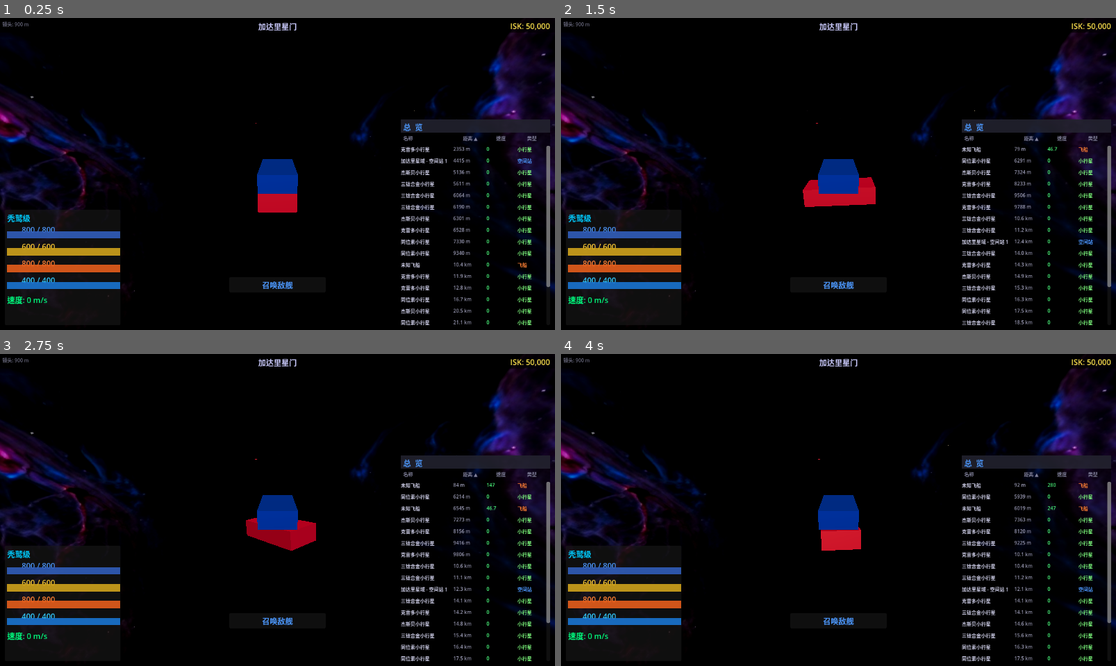
Above: before the commit, frames 1-4 (two rows, left to right).
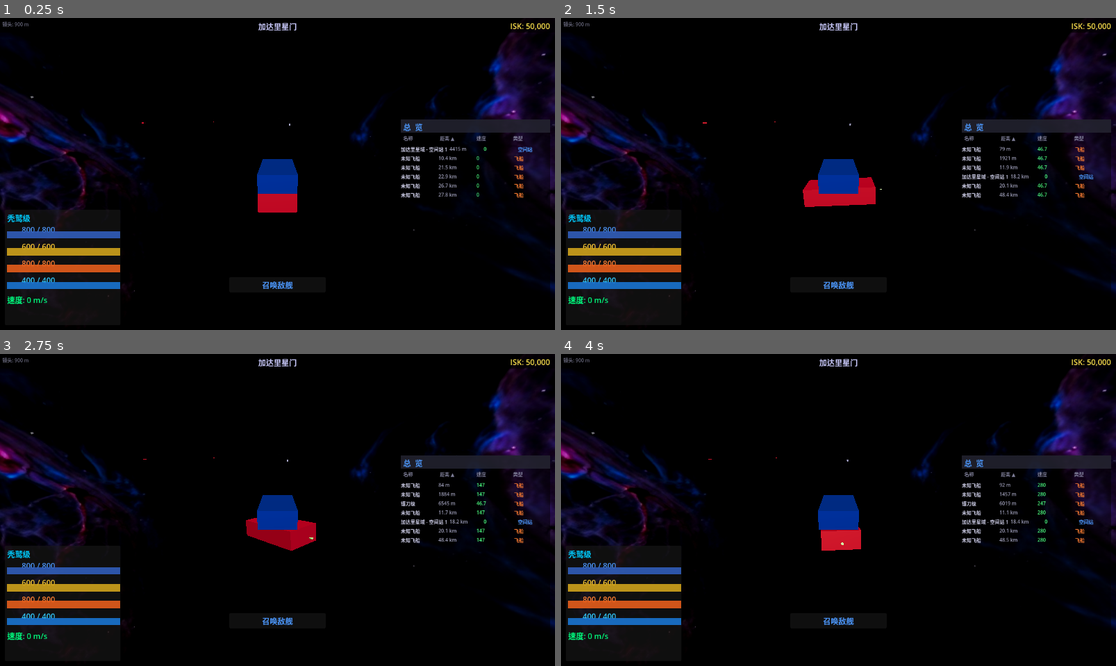
Above: after the commit, the same moments.

Repository: ZhanXuzhao/space-war
Game: Godot game, scene res://main.tscn
Two runs of this game, one before a commit and one after it. Both use one fixed random seed, a clock stepped at 60 frames per second and the inputs below. The engine's default icon, where the game draws it, is replaced by a stand-in: a white triangle on a blue panel in a dark square.
Inputs (mouse positions are in pixels of both pictures, inside the frame that each line leads up to):
- Up to frame 1 (0.25 s): no input
- Up to frame 2 (1.5 s): click "召唤敌舰" at 0.5 s; click "召唤敌舰" at 1.25 s
- Up to frame 3 (2.75 s): click "召唤敌舰" at 2 s
- Up to frame 4 (4 s): tap Enter at 2.75 s; move the mouse to (960, 494) at 2.77 s; tap H at 2.85 s; click (960, 494) at 2.92 s; tap Space at 3.5 s; drag from (727, 525) to (810, 572) at 3.52 s

The runs differ from the first frame. In frame 1, 2.9% of the frame differs, in the area x 25-100%, y 29-99%; in frame 2, 3.0%; in frame 3, 3.0%; in frame 4, 3.0%, in the area x 26-100%, y 29-99%.

Commit message:
总览支持拖拽

Diff:
--- a/scenes/player/PlayerShip.tscn
+++ b/scenes/player/PlayerShip.tscn
@@ -1,62 +1,60 @@
-[gd_scene format=3]
+[gd_scene format=3 uid="uid://85qlxbl8ts4m"]
 
-[ext_resource type="Script" path="res://scripts/ships/PlayerShip.gd" id="1"]
-[ext_resource type="Script" path="res://scripts/ui/InteractionController.gd" id="3"]
-[ext_resource type="Script" path="res://scripts/modules/ModuleManager.gd" id="4"]
+[ext_resource type="Script" uid="uid://bid5f54syddgu" path="res://scripts/ships/PlayerShip.gd" id="1"]
+[ext_resource type="Script" uid="uid://ssrd4p0dehxx" path="res://scripts/ui/InteractionController.gd" id="3"]
+[ext_resource type="Script" uid="uid://c87pfak81fkb2" path="res://scripts/modules/ModuleManager.gd" id="4"]
+
+[sub_resource type="BoxShape3D" id="shape"]
+size = Vector3(150, 75, 300)
 
 [sub_resource type="StandardMaterial3D" id="mat"]
 albedo_color = Color(0.2, 0.4, 0.8, 1)
 metallic = 0.8
 roughness = 0.3
 
+[sub_resource type="BoxMesh" id="mesh"]
+material = SubResource("mat")
+size = Vector3(150, 75, 300)
+
 [sub_resource type="StandardMaterial3D" id="glow_mat"]
-albedo_color = Color(0.3, 0.6, 1.0, 1)
+albedo_color = Color(0.3, 0.6, 1, 1)
 emission_enabled = true
-emission = Color(0.3, 0.6, 1.0, 1)
+emission = Color(0.3, 0.6, 1, 1)
 emission_energy_multiplier = 2.0
 
-[sub_resource type="BoxShape3D" id="shape"]
-size = Vector3(150, 75, 300)
+[sub_resource type="BoxMesh" id="glow_mesh"]
+material = SubResource("glow_mat")
+size = Vector3(37, 9, 37)
 
-[sub_resource type="BoxMesh" id="mesh"]
-size = Vector3(150, 75, 300)
-material = SubResource("mat")
-
-[sub_resource type="BoxMesh" id="glow_mesh"]
-size = Vector3(37, 9, 37)
-material = SubResource("glow_mat")
-
-[node name="PlayerShip" type="CharacterBody3D"]
-groups = ["player_ship"]
+[node name="PlayerShip" type="CharacterBody3D" unique_id=1242969811]
 collision_layer = 2
 collision_mask = 3
 script = ExtResource("1")
 
-[node name="CollisionShape3D" type="CollisionShape3D" parent="."]
+[node name="CollisionShape3D" type="CollisionShape3D" parent="." unique_id=1135709662]
 shape = SubResource("shape")
 
-[node name="MeshInstance3D" type="MeshInstance3D" parent="."]
+[node name="MeshInstance3D" type="MeshInstance3D" parent="." unique_id=270706523]
 mesh = SubResource("mesh")
 
-[node name="EngineGlow" type="MeshInstance3D" parent="."]
+[node name="EngineGlow" type="MeshInstance3D" parent="." unique_id=723524276]
 transform = Transform3D(1, 0, 0, 0, 1, 0, 0, 0, 1, 0, 0, 8)
 mesh = SubResource("glow_mesh")
 
-[node name="OmniLight3D" type="OmniLight3D" parent="."]
+[node name="OmniLight3D" type="OmniLight3D" parent="." unique_id=2028687097]
 transform = Transform3D(1, 0, 0, 0, 1, 0, 0, 0, 1, 0, 5, 0)
+light_color = Color(0.8, 0.9, 1, 1)
+light_energy = 1.5
 omni_range = 50.0
-light_color = Color(0.8, 0.9, 1.0, 1)
-light_energy = 1.5
-shadow_enabled = false
 
-[node name="Camera3D" type="Camera3D" parent="."]
+[node name="Camera3D" type="Camera3D" parent="." unique_id=2071716169]
 transform = Transform3D(1, 0, 0, 0, 0.949, -0.316, 0, 0.316, 0.949, 0, 10, 30)
 current = true
 near = 0.5
 far = 100000.0
 
-[node name="InteractionController" type="Node" parent="."]
+[node name="InteractionController" type="Node" parent="." unique_id=1363001762]
 script = ExtResource("3")
 
-[node name="ModuleManager" type="Node" parent="."]
+[node name="ModuleManager" type="Node" parent="." unique_id=273052667]
 script = ExtResource("4")
--- a/scenes/ui/HUD.tscn
+++ b/scenes/ui/HUD.tscn
@@ -307,58 +307,94 @@
 offset_bottom = -10.0
 theme_override_styles/panel = SubResource("overview_bg")
 
+[node name="HandleLeft" type="Control" parent="OverviewPanel"]
+offset_left = -4.0
+offset_right = 4.0
+offset_top = 0.0
+offset_bottom = 0.0
+anchor_bottom = 1.0
+mouse_default_cursor_shape = 13
+
+[node name="HandleRight" type="Control" parent="OverviewPanel"]
+offset_left = -4.0
+offset_right = 4.0
+offset_top = 0.0
+offset_bottom = 0.0
+anchor_left = 1.0
+anchor_right = 1.0
+anchor_bottom = 1.0
+mouse_default_cursor_shape = 13
+
+[node name="HandleTop" type="Control" parent="OverviewPanel"]
+offset_left = 0.0
+offset_right = 0.0
+offset_top = -4.0
+offset_bottom = 4.0
+anchor_right = 1.0
+mouse_default_cursor_shape = 11
+
+[node name="HandleBottom" type="Control" parent="OverviewPanel"]
+offset_left = 0.0
+offset_right = 0.0
+offset_top = -4.0
+offset_bottom = 4.0
+anchor_right = 1.0
+anchor_top = 1.0
+anchor_bottom = 1.0
+mouse_default_cursor_shape = 11
+
 [node name="HeaderBg" type="Panel" parent="OverviewPanel"]
 offset_left = 0.0
 offset_top = 0.0
-offset_right = 310.0
+offset_right = 0.0
 offset_bottom = 28.0
+anchor_right = 1.0
 theme_override_styles/panel = SubResource("overview_header_bg")
 
 [node name="HeaderLabel" type="Label" parent="OverviewPanel/HeaderBg"]
 offset_left = 5.0
 offset_top = 4.0
-offset_right = 300.0
+offset_right = -5.0
 offset_bottom = 24.0
+anchor_right = 1.0
 text = "总  览"
 theme_override_colors/font_color = Color(0.3, 0.6, 1, 1)
 
 [node name="ColumnHeader" type="HBoxContainer" parent="OverviewPanel"]
 offset_left = 5.0
 offset_top = 32.0
-offset_right = 305.0
+offset_right = -5.0
 offset_bottom = 52.0
+anchor_right = 1.0
 
 [node name="NameHeader" type="Label" parent="OverviewPanel/ColumnHeader"]
-offset_right = 120.0
 offset_bottom = 20.0
-custom_minimum_size = Vector2(120, 20)
+size_flags_horizontal = 3
+custom_minimum_size = Vector2(60, 20)
 text = "名称"
 theme_override_colors/font_color = Color(0.5, 0.5, 0.6, 1)
 theme_override_font_sizes/font_size = 10
 
 [node name="DistHeader" type="Label" parent="OverviewPanel/ColumnHeader"]
-offset_left = 104.0
-offset_right = 176.0
 offset_bottom = 20.0
-custom_minimum_size = Vector2(65, 20)
+size_flags_horizontal = 3
+custom_minimum_size = Vector2(50, 20)
 text = "距离"
 theme_override_colors/font_color = Color(0.5, 0.5, 0.6, 1)
 theme_override_font_sizes/font_size = 10
 
 [node name="SpeedHeader" type="Label" parent="OverviewPanel/ColumnHeader"]
-offset_left = 180.0
-offset_right = 246.0
 offset_bottom = 20.0
-custom_minimum_size = Vector2(60, 20)
+size_flags_horizontal = 3
+custom_minimum_size = Vector2(50, 20)
 text = "速度"
 theme_override_colors/font_color = Color(0.5, 0.5, 0.6, 1)
 theme_override_font_sizes/font_size = 10
 
 [node name="TypeHeader" type="Label" parent="OverviewPanel/ColumnHeader"]
-offset_left = 250.0
-offset_right = 310.0
 offset_bottom = 20.0
-custom_minimum_size = Vector2(60, 20)
+size_flags_horizontal = 3
+custom_minimum_size = Vector2(50, 20)
 text = "类型"
 theme_override_colors/font_color = Color(0.5, 0.5, 0.6, 1)
 theme_override_font_sizes/font_size = 10
--- a/scenes/world/StarSystem.tscn
+++ b/scenes/world/StarSystem.tscn
@@ -9,7 +9,7 @@
 script = ExtResource("1")
 system_name = "加达里星域"
 system_security = 0.8
-asteroid_count = 30
+asteroid_count = 0
 npc_count = 5
 station_count = 1
 system_radius = 50000.0
--- a/scripts/ai/AIController.gd
+++ b/scripts/ai/AIController.gd
@@ -8,7 +8,7 @@
 
 @export var detection_range: float = 15000.0  # 探测范围
 @export var engagement_range: float = 2000.0  # 接战距离
-@export var orbit_range: float = 1500.0  # 环绕距离
+@export var orbit_range: float = 1200.0  # 环绕距离 = 武器射程 1500m × 80%
 @export var flee_shield_percent: float = 25.0  # 逃跑护盾阈值
 @export var patrol_points: Array[Vector3] = []
 @export var aggro_chance: float = 0.8  # 主动攻击概率
--- a/scripts/ships/Ship.gd
+++ b/scripts/ships/Ship.gd
@@ -51,12 +51,16 @@
 var low_slot_modules: Array[Node] = []
 var weapon_nodes: Array[Node] = []
 
+## 速度箭头
+var _velocity_arrow: MeshInstance3D
+
 ## 阵营
 enum Faction { PLAYER, NPC_FRIENDLY, NPC_HOSTILE, NEUTRAL }
 @export var faction: Faction = Faction.NEUTRAL
 
 func _ready() -> void:
 	_init_stats()
+	_setup_velocity_arrow()
 
 func _init_stats() -> void:
 	current_shield = max_shield
@@ -64,10 +68,45 @@
 	current_hull = max_hull
 	current_capacitor = max_capacitor
 
+## 创建速度箭头（绿色锥体，方向朝前，长度随速度变化）
+func _setup_velocity_arrow() -> void:
+	var cone = CylinderMesh.new()
+	cone.top_radius = 0.0
+	cone.bottom_radius = 5.0
+	cone.height = 25.0
+
+	var mat = StandardMaterial3D.new()
+	mat.albedo_color = Color(0.0, 1.0, 0.2)
+	mat.emission_enabled = true
+	mat.emission = Color(0.0, 1.0, 0.2)
+	mat.emission_energy_multiplier = 0.5
+	cone.material = mat
+
+	_velocity_arrow = MeshInstance3D.new()
+	_velocity_arrow.mesh = cone
+	# ConeMesh 默认朝 +Y，旋转使其朝 -Z（飞船前进方向）
+	_velocity_arrow.rotate_x(deg_to_rad(90.0))
+	# 放在飞船前方（飞船长300m，前端在z=-150）
+	_velocity_arrow.position.z = -180.0
+	add_child(_velocity_arrow)
+
 func _process(delta: float) -> void:
 	if not is_alive:
 		return
 	_recharge_capacitor(delta)
+	_update_velocity_arrow()
+
+## 更新速度箭头：速度越快箭头越长
+func _update_velocity_arrow() -> void:
+	if not _velocity_arrow:
+		return
+	var speed_ratio = clampf(current_speed / max_speed, 0.0, 1.0)
+	# 最小为 0.1（静止时可见小点），最大为 1.0（全速）
+	var scale_len = 0.1 + speed_ratio * 0.9
+	_velocity_arrow.scale.z = scale_len
+	_velocity_arrow.scale.x = 0.3 + speed_ratio * 0.7
+	_velocity_arrow.scale.y = 0.3 + speed_ratio * 0.7
+	_velocity_arrow.visible = speed_ratio > 0.01
 
 func _physics_process(delta: float) -> void:
 	if not is_alive:
--- a/scripts/ui/HUD.gd
+++ b/scripts/ui/HUD.gd
@@ -35,6 +35,16 @@
 var global_ref: Node
 var enemy_spawner: EnemySpawner = null
 var _target_node: Node = null  # 当前目标面板显示的节点
+var _is_resizing: bool = false
+var _resize_start_x: float = 0.0
+var _resize_start_y: float = 0.0
+var _resize_start_offset: float = 0.0
+var _resize_start_right: float = 0.0
+var _resize_start_top: float = 0.0
+var _resize_start_bottom: float = 0.0
+var _is_dragging_panel: bool = false
+var _drag_start_mouse: Vector2 = Vector2.ZERO
+var _drag_start_panel_offset: Vector2 = Vector2.ZERO
 
 ## 总览更新
 var overview_update_timer: float = 0.0
@@ -68,6 +78,22 @@
 	btn_orbit = get_node_or_null("TargetPanel/BtnOrbit") as Button
 	btn_warp = get_node_or_null("TargetPanel/BtnWarp") as Button
 	cam_dist_label = get_node_or_null("TopBar/CamDistLabel") as Label
+	# 手动查找速度标签（场景 NodePath 绑定不生效）
+	if not speed_label:
+		speed_label = get_node_or_null("ShipStatusPanel/SpeedLabel") as Label
+
+	# 总览面板四边拖拽缩放
+	for edge in ["HandleLeft", "HandleRight", "HandleTop", "HandleBottom"]:
+		var h = get_node_or_null("OverviewPanel/" + edge)
+		if h:
+			h.gui_input.connect(_on_resize_handle_input.bind(edge))
+
+	# 总览面板标题栏拖拽移动
+	var header = get_node_or_null("OverviewPanel/HeaderBg")
+	if header:
+		header.mouse_filter = Control.MOUSE_FILTER_STOP
+		header.gui_input.connect(_on_header_drag_input)
+
 	# 总览空白区域点击 → 清除相机锁定
 	if overview_list:
 		overview_list.mouse_filter = Control.MOUSE_FILTER_STOP
@@ -355,28 +381,27 @@
 		var name_label = Label.new()
 		name_label.text = entry["name"]
 		name_label.size_flags_horizontal = Control.SIZE_EXPAND_FILL
-		name_label.custom_minimum_size = Vector2(100, 20)
 		name_label.add_theme_color_override("font_color", Color(0.8, 0.8, 0.9, 1))
 		name_label.add_theme_font_size_override("font_size", 10)
 
 		# 距离
 		var dist_label = Label.new()
 		dist_label.text = _format_distance(entry["distance"])
-		dist_label.custom_minimum_size = Vector2(65, 20)
+		dist_label.size_flags_horizontal = Control.SIZE_EXPAND_FILL
 		dist_label.add_theme_color_override("font_color", Color(0.6, 0.6, 0.7, 1))
 		dist_label.add_theme_font_size_override("font_size", 10)
 
 		# 速度
 		var speed_label = Label.new()
 		speed_label.text = _format_speed(entry["speed"])
-		speed_label.custom_minimum_size = Vector2(60, 20)
+		speed_label.size_flags_horizontal = Control.SIZE_EXPAND_FILL
 		speed_label.add_theme_color_override("font_color", Color(0.3, 1, 0.5, 1))
 		speed_label.add_theme_font_size_override("font_size", 10)
 
 		# 类型
 		var type_label = Label.new()
 		type_label.text = entry["type"]
-		type_label.custom_minimum_size = Vector2(60, 20)
+		type_label.size_flags_horizontal = Control.SIZE_EXPAND_FILL
 		type_label.add_theme_font_size_override("font_size", 10)
 		match entry["type"]:
 			"飞船":
@@ -420,6 +445,79 @@
 		return "%d m" % distance
 	else:
 		return "%d m" % distance
+
+## ====== 总览面板标题栏拖拽 ======
+
+func _on_header_drag_input(event: InputEvent) -> void:
+	var panel = get_node_or_null("OverviewPanel")
+	if not panel:
+		return
+
+	if event is InputEventMouseButton and event.button_index == MOUSE_BUTTON_LEFT:
+		if event.pressed:
+			_is_dragging_panel = true
+			_drag_start_mouse = get_viewport().get_mouse_position()
+			_drag_start_panel_offset = Vector2(panel.offset_left, panel.offset_top)
+		else:
+			_is_dragging_panel = false
+
+	if event is InputEventMouseMotion and _is_dragging_panel:
+		var mouse_pos = get_viewport().get_mouse_position()
+		var delta = mouse_pos - _drag_start_mouse
+		# offset_left 和 offset_right 同时移动相同距离，保持宽度不变
+		var panel_width = panel.offset_right - panel.offset_left
+		panel.offset_left = _drag_start_panel_offset.x + delta.x
+		panel.offset_right = panel.offset_left + panel_width
+		panel.offset_top = _drag_start_panel_offset.y + delta.y
+
+## ====== 总览面板四边拖拽缩放 ======
+
+func _on_resize_handle_input(event: InputEvent, edge: String) -> void:
+	var panel = get_node_or_null("OverviewPanel")
+	if not panel:
+		return
+
+	var viewport_size = get_viewport().get_visible_rect().size
+
+	if event is InputEventMouseButton and event.button_index == MOUSE_BUTTON_LEFT:
+		if event.pressed:
+			_is_resizing = true
+			var mpos = get_viewport().get_mouse_position()
+			_resize_start_x = mpos.x
+			_resize_start_y = mpos.y
+			_resize_start_offset = panel.offset_left
+			_resize_start_right = panel.offset_right
+			_resize_start_top = panel.offset_top
+			_resize_start_bottom = panel.offset_bottom
+		else:
+			_is_resizing = false
+
+	if event is InputEventMouseMotion and _is_resizing:
+		var mpos = get_viewport().get_mouse_position()
+		var dx = mpos.x - _resize_start_x
+		var dy = mpos.y - _resize_start_y
+
+		match edge:
+			"HandleLeft":
+				var new_offset = _resize_start_offset + dx
+				new_offset = clampf(new_offset, -viewport_size.x * 0.5, -150.0)
+				panel.offset_left = new_offset
+			"HandleRight":
+				var new_right = _resize_start_right + dx
+				var min_right = panel.offset_left + 150.0
+				new_right = clampf(new_right, min_right, -10.0)
+				panel.offset_right = new_right
+			"HandleTop":
+				var new_top = _resize_start_top + dy
+				# offset_bottom 是相对父节点底边，需转为相对顶边的坐标
+				var bottom_in_top = viewport_size.y + panel.offset_bottom
+				new_top = clampf(new_top, 30.0, bottom_in_top - 100.0)
+				panel.offset_top = new_top
+			"HandleBottom":
+				var new_bottom = _resize_start_bottom + dy
+				var min_bottom = panel.offset_top + 100.0
+				new_bottom = clampf(new_bottom, min_bottom, viewport_size.y - 10.0)
+				panel.offset_bottom = new_bottom
 
 ## ====== 总览排序（点击表头切换） ======
 
--- a/scripts/world/EnemySpawner.gd
+++ b/scripts/world/EnemySpawner.gd
@@ -18,6 +18,16 @@
 var player_ship: Ship = null
 var current_enemies: Array[Ship] = []
 var spawn_timer: float = 0.0
+
+## 随机飞船名字池
+var _ship_names: Array[String] = [
+	"镰刀级", "匕首级", "长矛级", "利剑级", "战斧级",
+	"铁锤级", "巨锤级", "流星级", "彗星级", "脉冲级",
+	"风暴级", "雷霆级", "暗影级", "毒蛇级", "狂怒级",
+	"猎犬级", "恶狼级", "猛虎级", "秃鹫级", "猎鹰级",
+	"复仇级", "毁灭级", "审判级", "末日级", "深渊级",
+]
+var _name_index: int = 0
 var next_spawn_time: float = 0.0
 var is_active: bool = false
 
@@ -108,10 +118,13 @@
 		sin(angle) * distance
 	)
 
-	# 设置阵营
+	# 设置阵营和名字
 	enemy.faction = Ship.Faction.NPC_HOSTILE
-
-	# 直接添加到场景树（_try_spawn_enemy 只在 _process/按钮中调用，此时场景已完全初始化）
+	if not enemy.ship_data:
+		enemy.ship_data = ShipData.new()
+	enemy.ship_data.ship_name = _get_next_name()
+
+	# 直接添加到场景树
 	get_tree().current_scene.add_child(enemy)
 	enemy.global_position = spawn_pos
 
@@ -148,6 +161,12 @@
 	print("EnemySpawner: 开局生成第一波敌舰")
 	next_spawn_time = 1.0  # 第一波后快速进入正常循环
 
+## 获取下一个飞船名字（循环使用，每艘不同）
+func _get_next_name() -> String:
+	var name_str = _ship_names[_name_index % _ship_names.size()]
+	_name_index += 1
+	return name_str
+
 ## 手动召唤一波敌人（由按钮触发）
 func spawn_wave(count: int = -1) -> void:
 	if count < 0:
